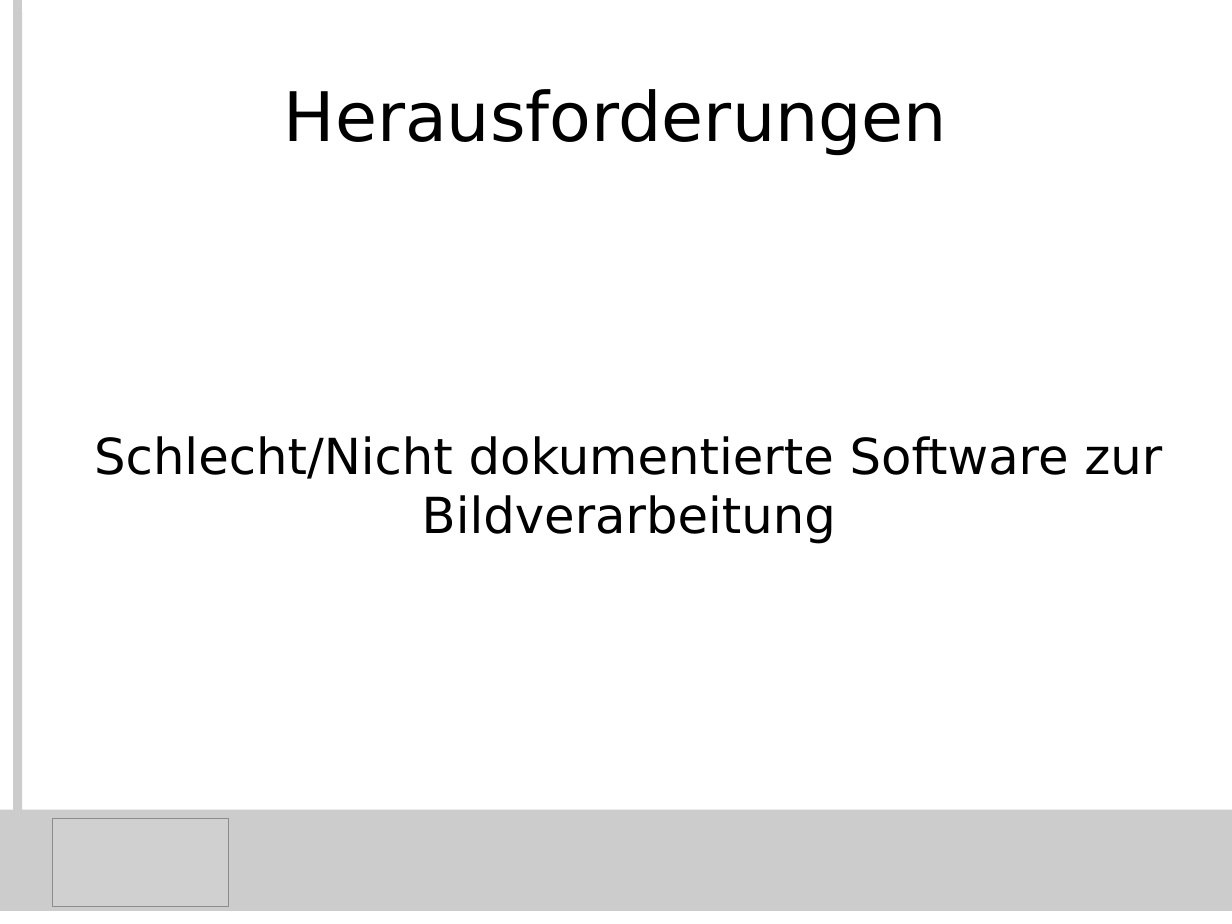
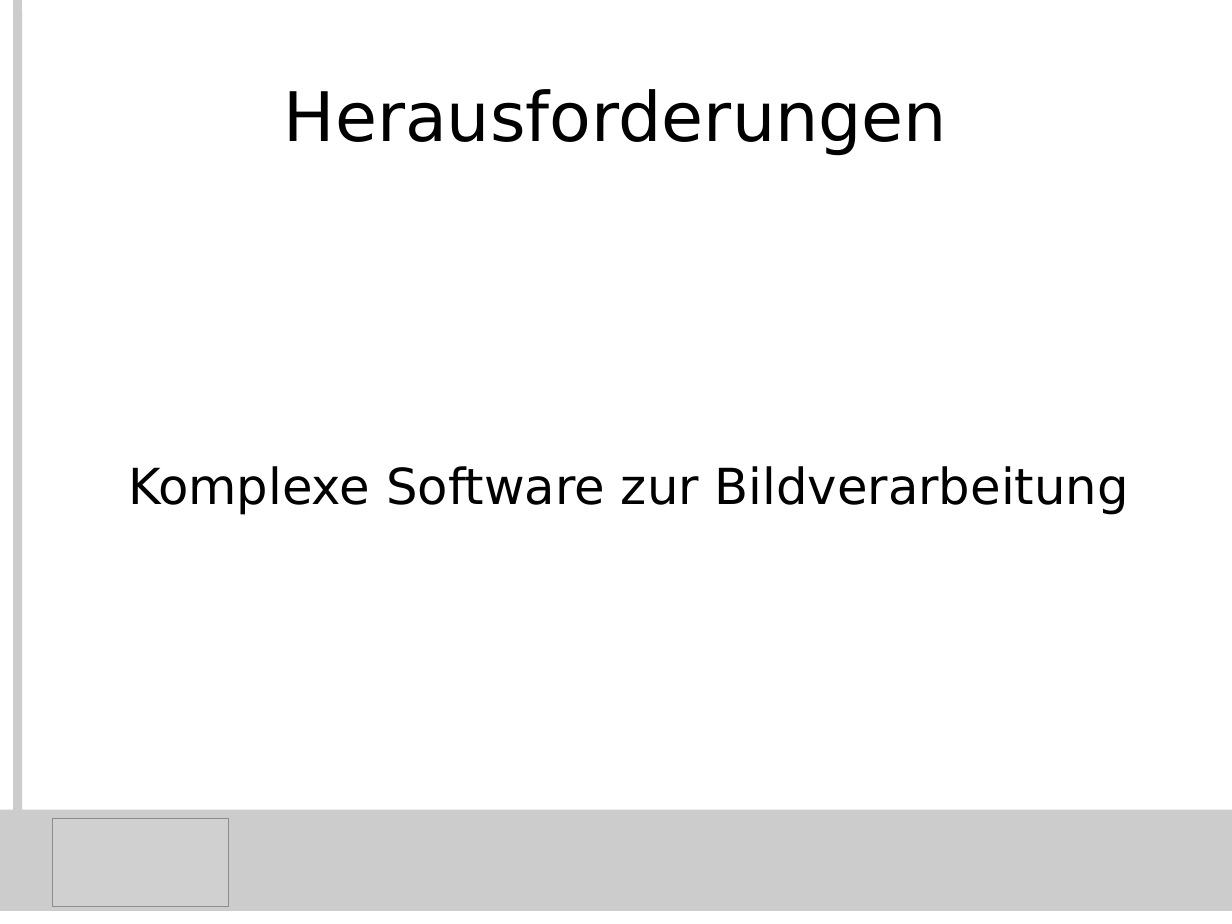
Before and after one commit to KITrokopter/Presentation, a slide deck: slide 13 of PresentationInTotal v0.1.odp (slide 9 before the commit). Drawn at 1232x924 pixels with LibreOffice and Linux fonts; fonts in the diff are those of the drawing; grey boxes stand for pictures. Boxes give left, top, right and bottom in pixels: in the first picture for what was removed or moved away, otherwise in the second. Text is boxed around its words. In the diff, an @@ line names an element or a change of style, - is before the commit and + after.

```diff
--- a/PresentationInTotal v0.1.odp
+++ b/PresentationInTotal v0.1.odp
@@ subtitle at [128, 466, 1129, 515]: text changed @@
-Schlecht/Nicht dokumentierte Software zur Bildverarbeitung
+Komplexe Software zur Bildverarbeitung
```
Also in this commit, not shown: 10 other slides changed, 5 slides added.
